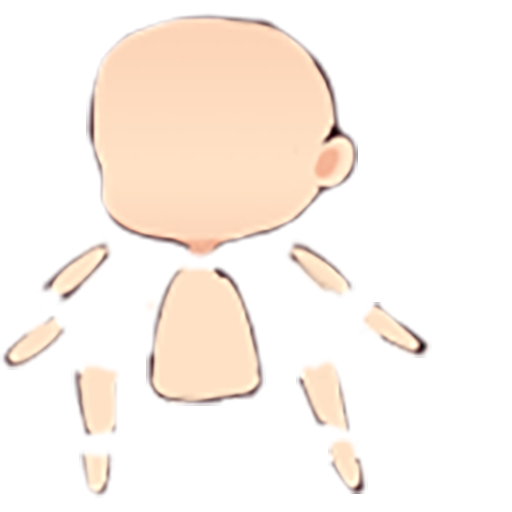
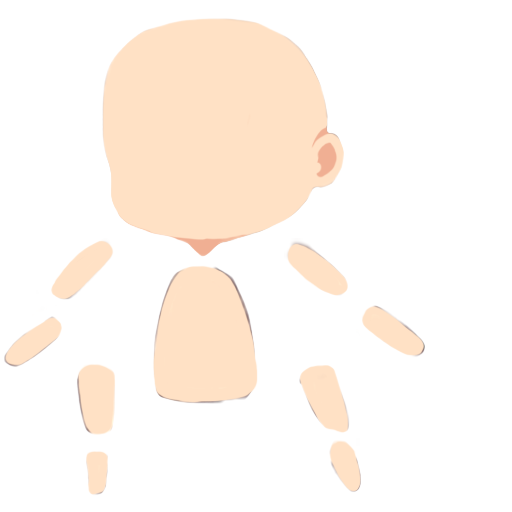
Revision of a layered w=512, h=512 image; what changed, layer by layer:
painted on "01head" over [86, 13, 358, 262]
painted on "Right_hand_02" over [360, 302, 432, 358]
painted on "Right_hand_01" over [287, 243, 356, 298]
painted on "Body" over [146, 262, 266, 406]
painted on "Left_hand_02" over [0, 298, 160, 370]
painted on "Left_hand_01" over [40, 240, 114, 306]
painted on "Right_leg_02" over [328, 438, 368, 494]
painted on "Right_leg_01" over [296, 358, 351, 434]
painted on "Left_leg_02" over [79, 450, 115, 498]
painted on "Left_leg_01" over [71, 362, 120, 437]
